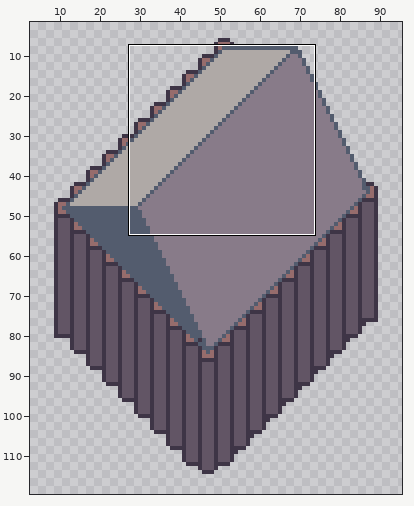
Two versions of one sprite sheet, bleed-client/images/house.png. The first picture is a wide view before the edit; the outline marks the close-up.
Close-up. Old version:
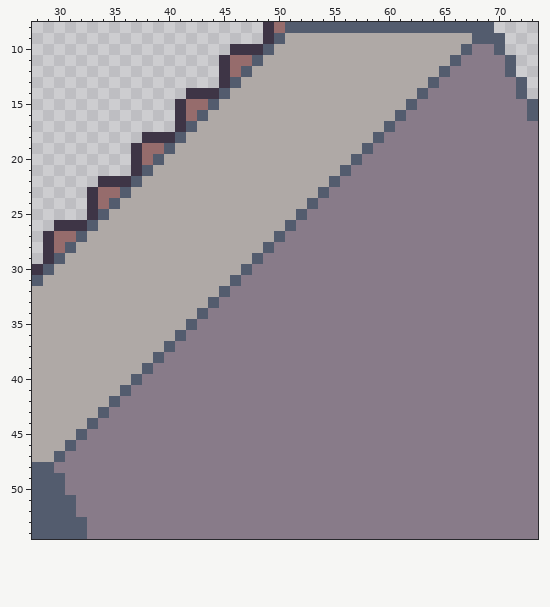
The file is 81x109 pixels. Shown: x 28..73, y 8..54. The old version is drawn lined up with the new one, on the new canvas. The wide view leaves out empty margins. The commit also changed other parts of the picture, which this record leaves out.
Now the later version:
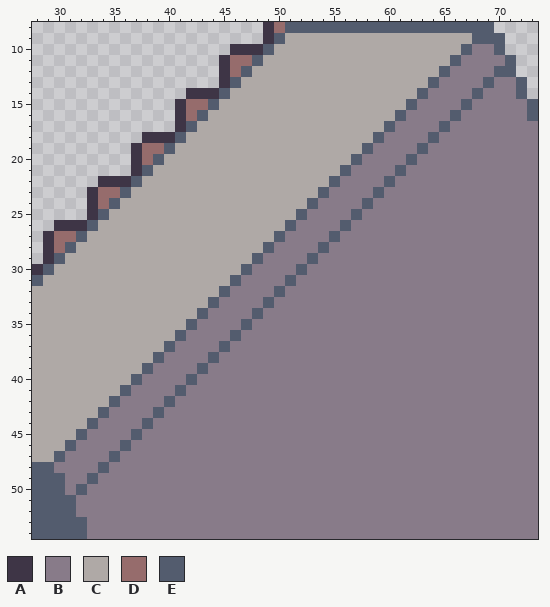
Palette (. is transparent): A #3e3546  B #887b89  C #afa9a6  D #966c6c  E #535c6e
The exact change:
canvas 81x109 -> 100x120, the old top-left corner now at 9,6
Colour B becomes colour E in row 12 at x 70; in row 13 at x 69; in row 14 at x 68; in row 15 at x 67; in row 16 at x 66; in row 17 at x 65.
Colour B becomes colour E in row 18 at x 64; in row 19 at x 63; in row 20 at x 62; in row 21 at x 61; in row 22 at x 60; in row 23 at x 59.
Colour B becomes colour E in row 24 at x 58; in row 25 at x 57; in row 26 at x 56; in row 27 at x 55; in row 28 at x 54; in row 29 at x 53.
Colour B becomes colour E in row 30 at x 52; in row 31 at x 51; in row 32 at x 50; in row 33 at x 49; in row 34 at x 48; in row 35 at x 47.
Colour B becomes colour E in row 36 at x 46; in row 37 at x 45; in row 38 at x 44; in row 39 at x 43; in row 40 at x 42; in row 41 at x 41.
Colour B becomes colour E in row 42 at x 40; in row 43 at x 39; in row 44 at x 38; in row 45 at x 37; in row 46 at x 36; in row 47 at x 35.
Colour B becomes colour E in row 48 at x 34; in row 49 at x 33; in row 50 at x 32.
Where, in picture pixels (left, top, right, bottom), the same in both close-ups:
changed: (76, 66, 505, 495)
